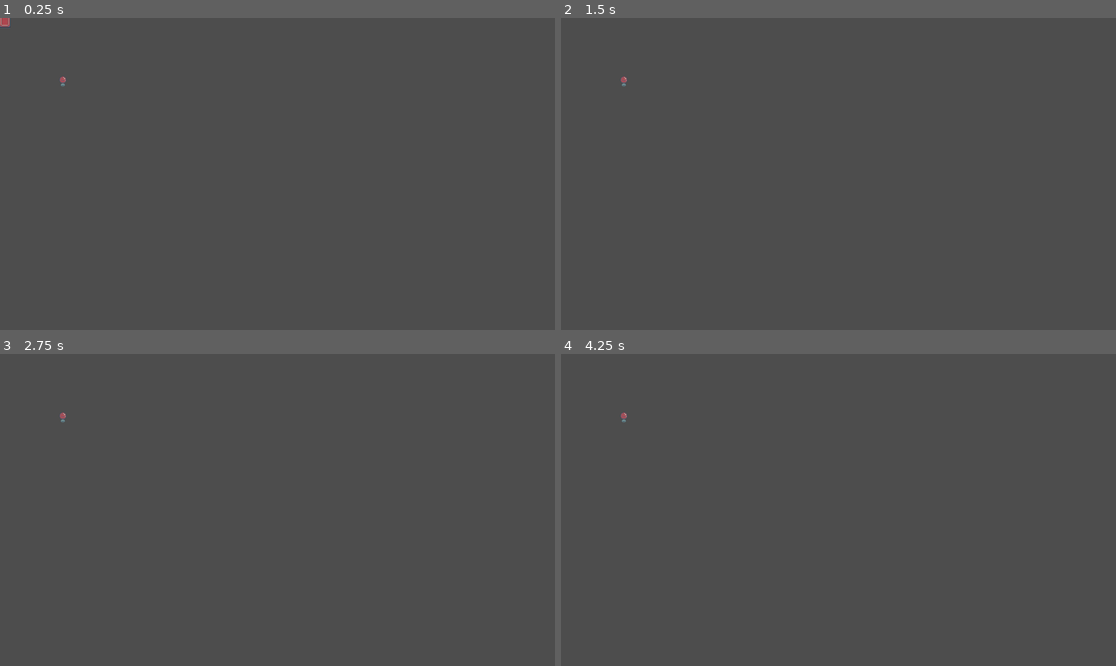
Above: before the commit, frames 1-4 (two rows, left to right).
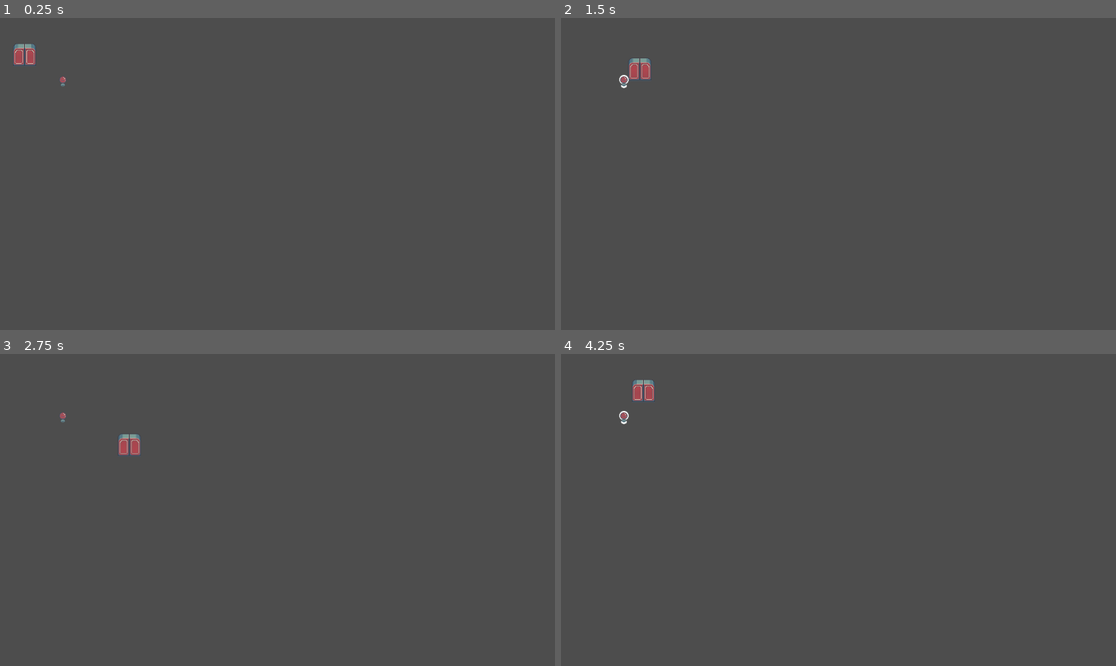
Above: after the commit, the same moments.

Repository: Tiltnick/ip2gd
Game: Godot game, scene res://scenes/test_i_scene_io.tscn
Same seed, same stepped clock (60 frames per second), same inputs: the game is played once before the commit and once after it.
Inputs:
- Up to frame 1 (0.25 s): no input
- Up to frame 2 (1.5 s): tap Enter at 0.5 s; hold D (move_right) 0.53-1.28 s; hold S (move_down) from 1.28 s (still down)
- Up to frame 3 (2.75 s): release S (move_down) at 2.03 s; hold D (move_right) from 2.03 s (still down)
- Up to frame 4 (4.25 s): release D (move_right) at 2.78 s; hold W (move_up) 2.78-3.53 s; hold A (move_left) from 3.53 s (still down)

The runs differ from the first frame. In frame 1, 0.3% of the frame differs, in the area x 0-7%, y 0-16%; in frame 2, 0.3%; in frame 3, 0.2%; in frame 4, 0.3%.

Commit message:
outline around objects works
when player enters area, object becomes outlined

Diff:
--- a/scenes/interactable_object.tscn
+++ b/scenes/interactable_object.tscn
@@ -1,7 +1,11 @@
-[gd_scene load_steps=4 format=3 uid="uid://cx7xmp2lcy3yy"]
+[gd_scene load_steps=6 format=3 uid="uid://cx7xmp2lcy3yy"]
 
 [ext_resource type="Script" uid="uid://b5i4agy5n5c24" path="res://scripts/interactable_object.gd" id="1_1cvqn"]
 [ext_resource type="Texture2D" uid="uid://kfintc48fnii" path="res://assets/sprites/props.png" id="2_1t2qe"]
+[ext_resource type="Shader" uid="uid://ceu8qw1v7nlsy" path="res://scripts/interactable_object.gdshader" id="2_ieyjc"]
+
+[sub_resource type="ShaderMaterial" id="ShaderMaterial_35x0o"]
+shader = ExtResource("2_ieyjc")
 
 [sub_resource type="CircleShape2D" id="CircleShape2D_ieyjc"]
 radius = 40.0
@@ -9,14 +13,15 @@
 [node name="InteractableObject" type="Node2D"]
 script = ExtResource("1_1cvqn")
 
-[node name="Sprite2D" type="Sprite2D" parent="."]
+[node name="Outline" type="Sprite2D" parent="."]
+visible = false
+material = SubResource("ShaderMaterial_35x0o")
+scale = Vector2(1.3, 1.3)
 texture = ExtResource("2_1t2qe")
 region_enabled = true
 region_rect = Rect2(96, 0, 32, 32)
 
-[node name="Outline" type="Sprite2D" parent="."]
-visible = false
-scale = Vector2(1.3, 1.3)
+[node name="Sprite2D" type="Sprite2D" parent="."]
 texture = ExtResource("2_1t2qe")
 region_enabled = true
 region_rect = Rect2(96, 0, 32, 32)
--- a/scenes/player_io.tscn
+++ b/scenes/player_io.tscn
@@ -6,9 +6,9 @@
 [sub_resource type="RectangleShape2D" id="RectangleShape2D_iqs4m"]
 size = Vector2(47.5, 47)
 
-[node name="Player_IO" type="Node2D" groups=["player"]]
+[node name="Player_IO" type="Node2D"]
 
-[node name="CharacterBody2D" type="CharacterBody2D" parent="."]
+[node name="CharacterBody2D" type="CharacterBody2D" parent="." groups=["player"]]
 script = ExtResource("2_1pf1e")
 
 [node name="CollisionShape2D" type="CollisionShape2D" parent="CharacterBody2D"]
--- a/scenes/test_i_scene_io.tscn
+++ b/scenes/test_i_scene_io.tscn
@@ -6,6 +6,7 @@
 [node name="TestISceneIO" type="Node2D"]
 
 [node name="Player_IO" parent="." instance=ExtResource("1_oy0ge")]
+position = Vector2(53, 79)
 
 [node name="InteractableObject" parent="." instance=ExtResource("2_tpkr7")]
 position = Vector2(130, 130)
--- a/scripts/interactable_object.gd
+++ b/scripts/interactable_object.gd
@@ -7,12 +7,15 @@
 func _ready() -> void:
 	# outline is usually not visible
 	outline.visible = false
+	outline.modulate = Color(1, 1, 1, 1)
 
 # when body enters area
 func _on_area_2d_body_entered(body: Node2D) -> void:
-	# is body that enters the area the player? yes, then outline becomdes visible
+	 #is body that enters the area the player? yes, then outline becomdes visible
 	if body.is_in_group("player") or body.name == "Player":
 		outline.visible = true
+
+
 
 # body leaves area, outline is invisible again
 func _on_area_2d_body_exited(body: Node2D) -> void:
--- /dev/null
+++ b/scripts/interactable_object.gdshader
@@ -0,0 +1,16 @@
+shader_type canvas_item;
+
+void vertex() {
+	// Called for every vertex the material is visible on.
+}
+
+void fragment() {
+	 vec4 tex_color = texture(TEXTURE, UV);
+    // Alpha behalten, Farbe auf weiß setzen
+    COLOR = vec4(1.0, 1.0, 1.0, tex_color.a);
+}
+
+//void light() {
+//	// Called for every pixel for every light affecting the CanvasItem.
+//	// Uncomment to replace the default light processing function with this one.
+//}
--- a/scripts/playerInteractionObject.gd
+++ b/scripts/playerInteractionObject.gd
@@ -4,8 +4,8 @@
 
 func _physics_process(delta):
 	var input_vector = Vector2(
-	Input.get_action_strength("move_left") - Input.get_action_strength("move_right"),
-	Input.get_action_strength("move_up") - Input.get_action_strength("move_down")
+	Input.get_action_strength("move_right") - Input.get_action_strength("move_left"),
+	Input.get_action_strength("move_down") - Input.get_action_strength("move_up")
 )
 
 	if input_vector.length() > 0:
--- a/scripts/player_io.gd
+++ /dev/null
@@ -1,15 +0,0 @@
-extends CharacterBody2D
-
-const SPEED = 150.0
-
-func _physics_process(delta):
-	var input_vector = Vector2(
-	Input.get_action_strength("move_left") - Input.get_action_strength("move_right"),
-	Input.get_action_strength("move_up") - Input.get_action_strength("move_down")
-)
-
-	if input_vector.length() > 0:
-		input_vector = input_vector.normalized()
-
-	velocity = input_vector * SPEED
-	move_and_slide()
Not shown, added: scripts/interactable_object.gdshader.uid
Not shown, removed: scripts/player_io.gd.uid
